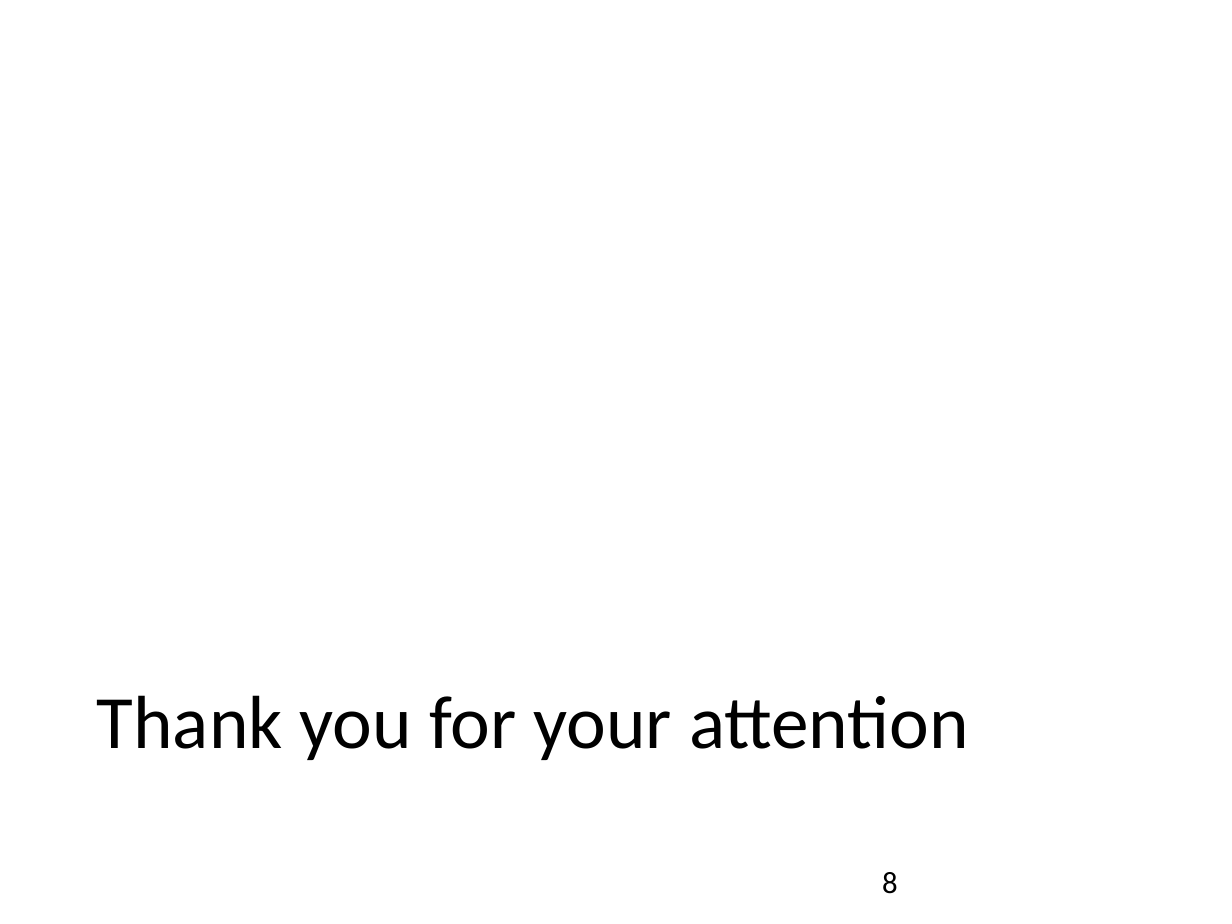
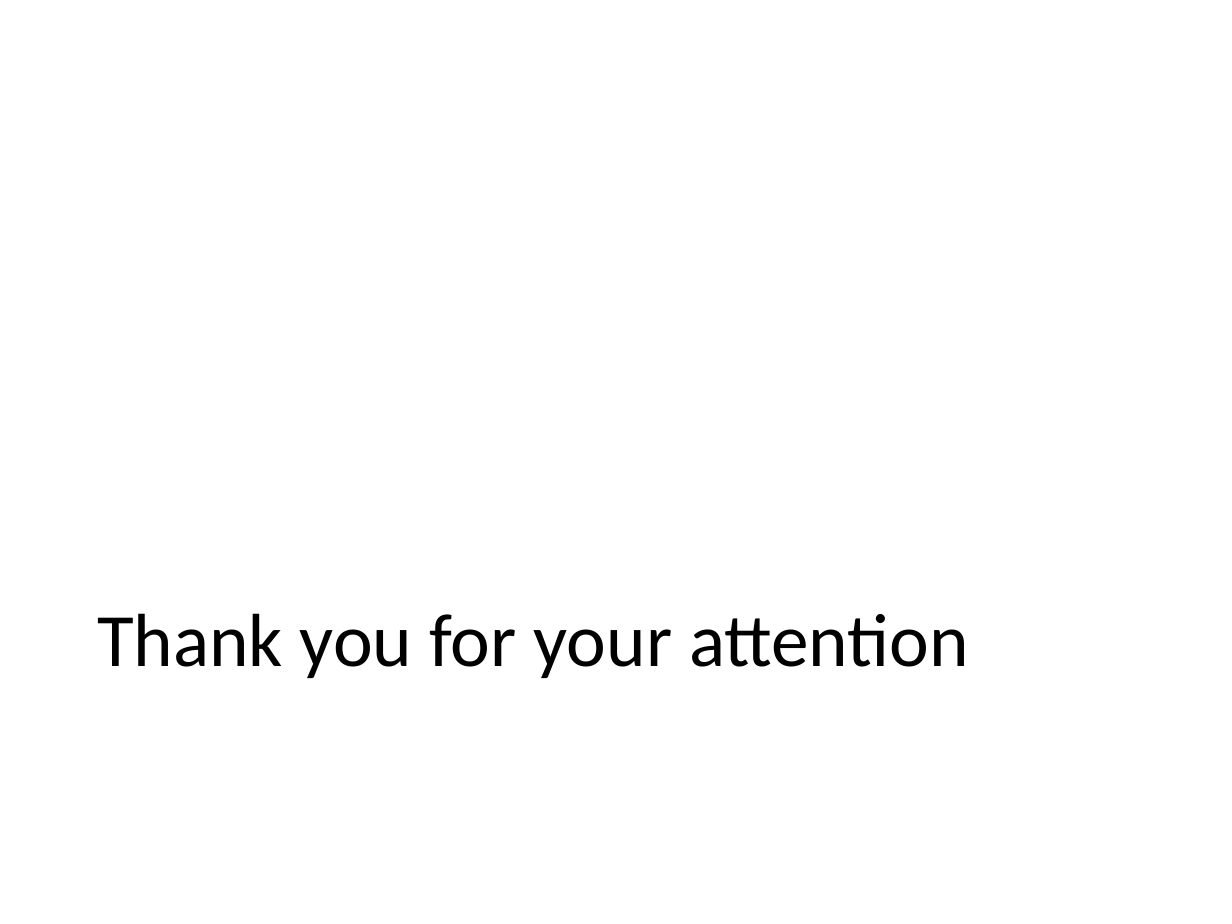
Before and after one commit to suem/dphpc-project, a slide deck: slide 8 of docs/media/presentations/Progress Report.odp. Drawn at 1232x924 pixels with LibreOffice and Linux fonts; fonts in the diff are those of the drawing. Boxes give left, top, right and bottom in pixels: in the first picture for what was removed or moved away, otherwise in the second. Text is boxed around its words. In the diff, an @@ line names an element or a change of style, - is before the commit and + after.

```diff
--- a/docs/media/presentations/Progress Report.odp
+++ b/docs/media/presentations/Progress Report.odp
@@ title "Thank you for your attention": place and size @@
-title "Thank you for your attention" at bbox=[97, 695, 969, 760]
+title "Thank you for your attention" at bbox=[97, 613, 969, 678]
@@ title "Thank you for your attention" at bbox=[97, 613, 969, 678]: vertical alignment top to middle @@
@@ page number removed at bbox=[882, 872, 898, 894] @@
-8
```
Also in this commit, not shown: 6 other slides changed, 1 slide added, 1 slide removed, 1 other file.
